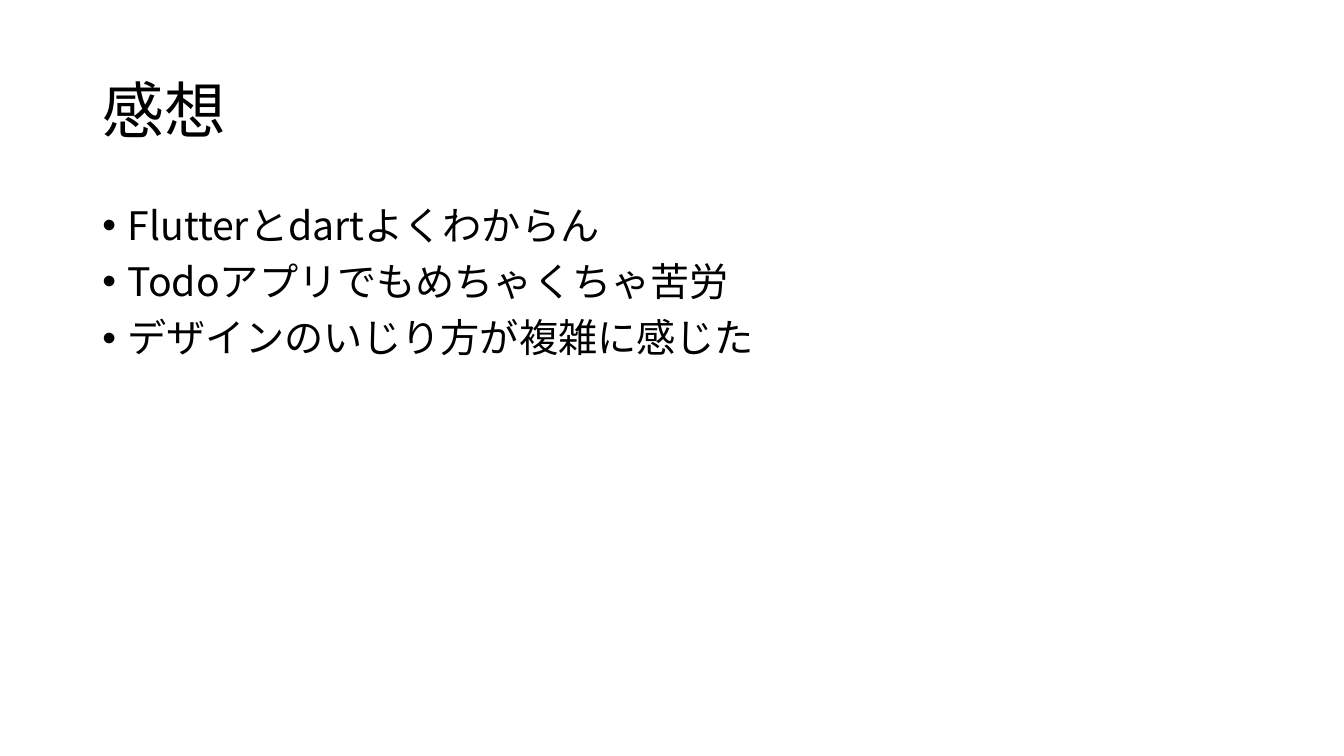
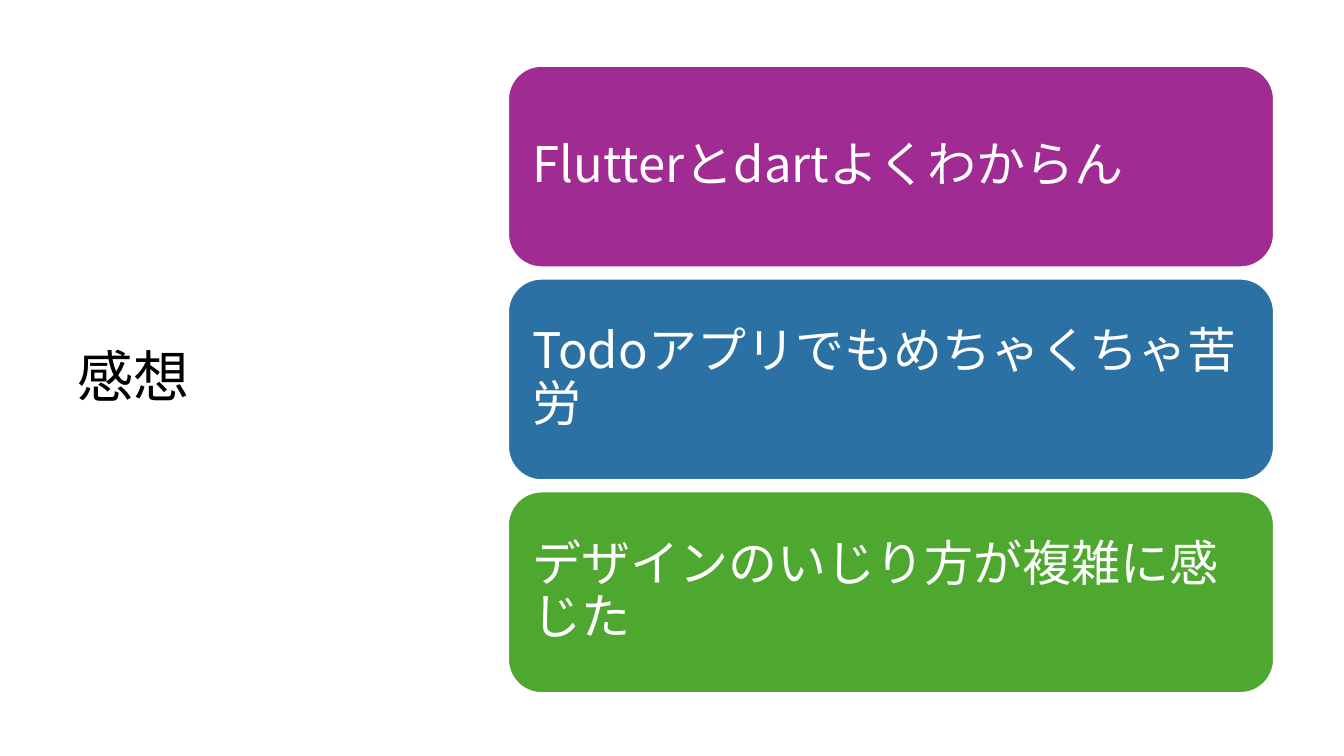
Before and after one commit to TaniIan/flutter_application_1, a slide deck: slide 5 of Todoアプリ_谷維案.pptx. Drawn at 1344x756 pixels with LibreOffice and Linux fonts; fonts in the diff are those of the drawing. Boxes give left, top, right and bottom in pixels: in the first picture for what was removed or moved away, otherwise in the second. Text is boxed around its words. In the diff, an @@ line names an element or a change of style, - is before the commit and + after.

```diff
--- a/Todoアプリ_谷維案.pptx
+++ b/Todoアプリ_谷維案.pptx
@@ title "感想": place and size @@
-title "感想" at (102,81,225,138)
+title "感想" at (78,349,190,401)
@@ title "感想" at (78,349,190,401): size 44 to 40 pt @@
@@ text at (128,208,729,300): paragraphs removed @@
-• Flutterとdartよくわからん
-• Todoアプリでもめちゃくちゃ苦労
@@ group added at (508,66,1274,694): 3 rounded rectangles, 2 texts @@
+Flutterとdartよくわからん
+Todoアプリでもめちゃくちゃ苦労
@@ text "デザインのいじり方が複雑に感じた": place and size @@
-text "デザインのいじり方が複雑に感じた" at (128,208,754,355)
+text "デザインのいじり方が複雑に感じた" at (532,539,1218,637)
@@ text "デザインのいじり方が複雑に感じた" at (532,539,1218,637): size 28 to 35 pt, text colour #000000 to #FFFFFF; bullet • to none; more space between paragraphs; vertical alignment top to middle @@
```
Also in this commit, not shown: 3 other slides changed.
